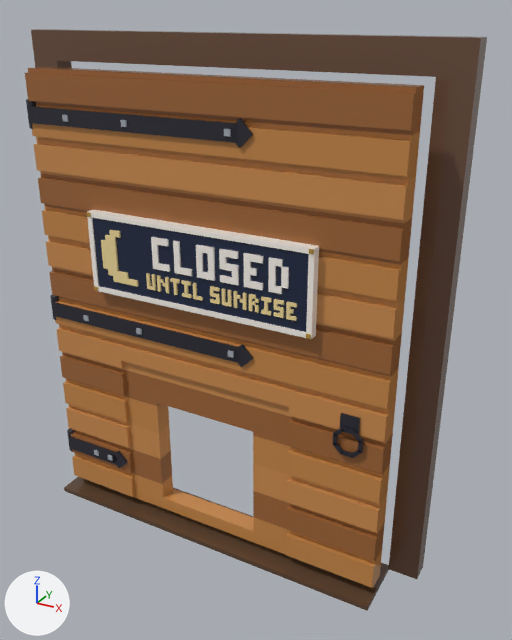
The glTF model assets/cat-cafe/exports/CatCafe_Door_LogCabin_Back.glb as it was, and as the next commit left it.
Both versions are drawn from a 50 mm lens placed at (5.38, -8.29, 8.25), pointed at (0.58, 0.45, 3.89). Lighting does not change. The marker at lower left points along +X, +Y and +Z. The older version comes first.

Objects in the first picture: 'CatCafe_Door_LogCabin_Back', 'CatCafe_Door_LogCabin_Back_Leaf', 'CatCafe_Door_LogCabin_Back_Sign', 'CatCafe_Door_LogCabin_Back_Sign_Bulb'.
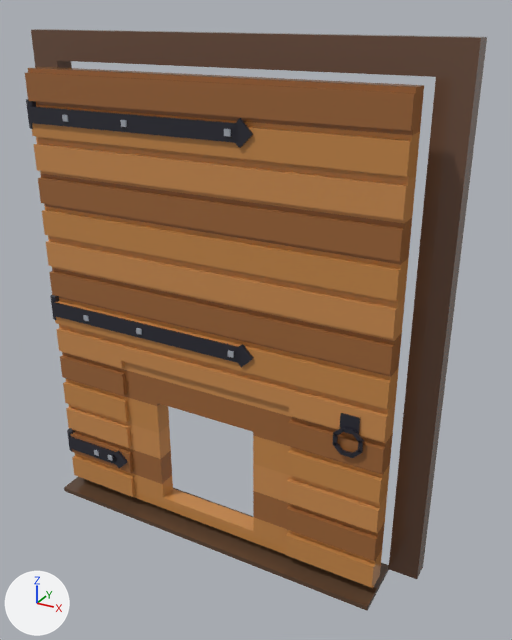
The change, as a diff of the scene's bpy script:
```diff
--- a/assets/cat-cafe/exports/CatCafe_Door_LogCabin_Back.glb.py
+++ b/assets/cat-cafe/exports/CatCafe_Door_LogCabin_Back.glb.py
@@ ob_catcafe_door_logcabin_back_sign @@
-ob_catcafe_door_logcabin_back_sign = bpy.data.objects.new('CatCafe_Door_LogCabin_Back_Sign', me_catcafe_door_logcabin_back_sign)
-ob_catcafe_door_logcabin_back_sign.location = (-2.88, -0.22, 0.0)
@@ ob_catcafe_door_logcabin_back_sign_bulb @@
-ob_catcafe_door_logcabin_back_sign_bulb = bpy.data.objects.new('CatCafe_Door_LogCabin_Back_Sign_Bulb', me_catcafe_door_logcabin_back_sign_bulb)
-ob_catcafe_door_logcabin_back_sign_bulb.location = (-2.88, -0.22, 0.0)
```

Boxes (x1, y1, x2, y2) around the edits, measured in the pictures (512 x 640 px):
'CatCafe_Door_LogCabin_Back_Sign', deleted
    before: (87, 209, 319, 339)
'CatCafe_Door_LogCabin_Back_Sign_Bulb', deleted
    before: (101, 230, 297, 321)
